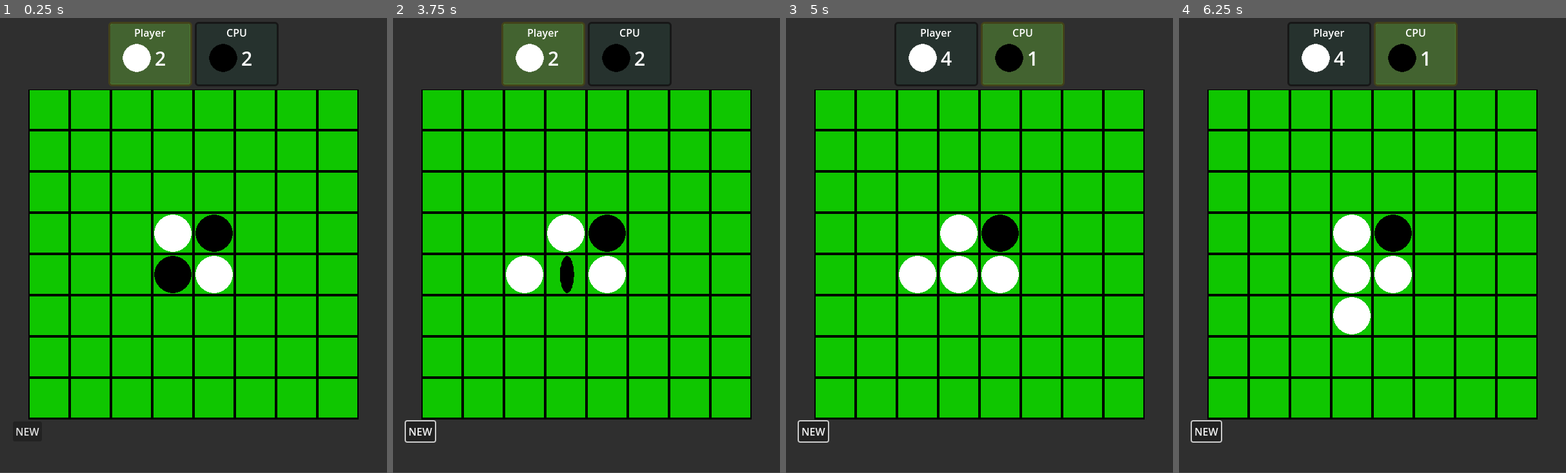
Above: before the commit, frames 1-4 (left to right).
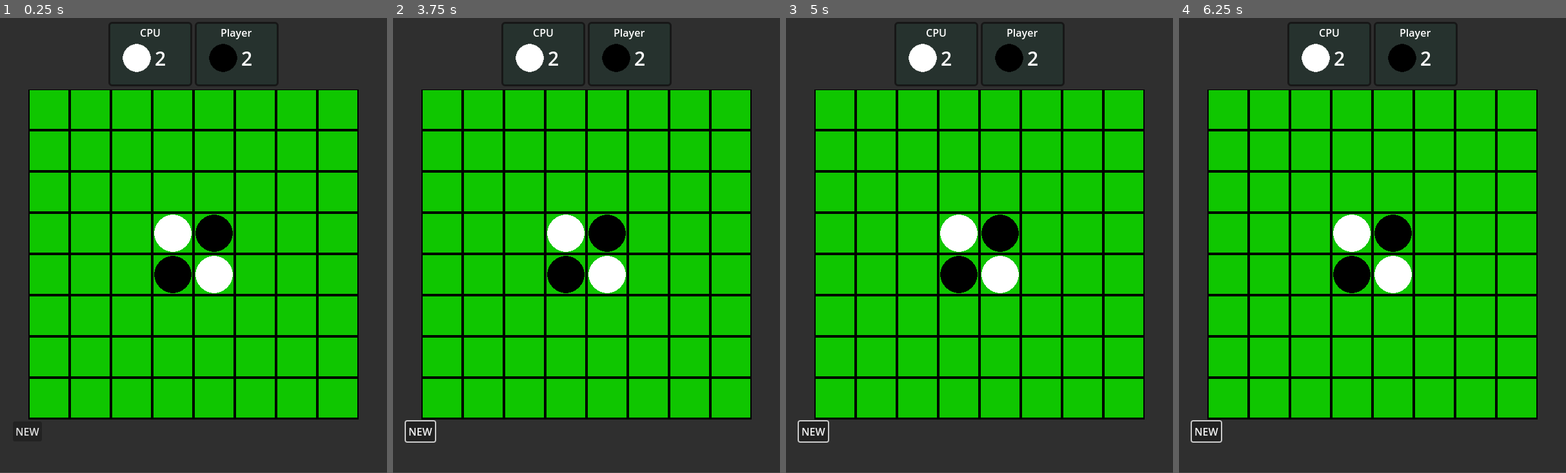
Above: after the commit, the same moments.

Repository: tkmfujise/Godot-simple_game-examples
Game: Godot game, scene res://Main.tscn
Same seed, same stepped clock (60 frames per second), same inputs: the game is played once before the commit and once after it.
Inputs (mouse positions are in pixels of both pictures, inside the frame that each line leads up to):
- Up to frame 1 (0.25 s): no input
- Up to frame 2 (3.75 s): click "NEW" at 0.5 s; click "NEW" at 1.25 s; click "NEW" at 2 s; tap Enter at 2.75 s; move the mouse to (671, 218) at 2.77 s; hold Shift 2.78-3.5 s; click (671, 218) at 2.92 s; tap Space at 3.5 s; drag from (509, 263) to (567, 331) at 3.52 s
- Up to frame 3 (5 s): move the mouse to (1018, 140) at 4.27 s; tap Ctrl at 4.35 s; click (1018, 140) at 4.42 s
- Up to frame 4 (6.25 s): tap Enter at 5 s; drag from (1353, 331) to (1256, 172) at 5.02 s; move the mouse to (1488, 309) at 5.77 s; tap Alt at 5.85 s; click (1488, 309) at 5.92 s

The runs differ from the first frame. In frame 1, 2.8% of the frame differs, in the area x 28-65%, y 0-16%; in frame 2, 3.8%; in frame 3, 4.1%, in the area x 29-72%, y 0-61%; in frame 4, 4.1%.

Commit message:
リバーシの一応の完成

Diff:
--- a/Reversi/Main.gd
+++ b/Reversi/Main.gd
@@ -1,6 +1,6 @@
 extends Control
 
-@onready var Game = $Container/GameContainer/Game
+@onready var GameScene = $Container/GameContainer/Game
 
 
 func get_player_info(_color: Disk.COLOR) -> Node:
@@ -9,7 +9,7 @@
 
 
 func _on_new_button_pressed() -> void:
-    Game.initialize()
+    GameScene.initialize(Disk.COLOR.BLACK)
 
 
 func _on_game_color_count_changed(white_count: int, black_count: int) -> void:
@@ -17,7 +17,7 @@
     get_player_info(Disk.COLOR.BLACK).disk_count = black_count
 
 
-func _on_game_turn_changed(_color: Disk.COLOR) -> void:
+func _on_game_turn_changed() -> void:
     get_player_info(Disk.COLOR.WHITE).selected = false
     get_player_info(Disk.COLOR.BLACK).selected = false
-    get_player_info(_color).selected = true
+    get_player_info(GameScene.current_color).selected = true
--- a/Reversi/Main.tscn
+++ b/Reversi/Main.tscn
@@ -42,14 +42,14 @@
 layout_mode = 2
 alignment = 1
 
-[node name="Player" parent="Container/InformationBar" instance=ExtResource("3_r0av5")]
+[node name="White" parent="Container/InformationBar" instance=ExtResource("3_r0av5")]
+layout_mode = 2
+player_name = "CPU"
+disk_count = 2
+
+[node name="Black" parent="Container/InformationBar" instance=ExtResource("3_r0av5")]
 layout_mode = 2
 player_name = "Player"
-disk_count = 2
-
-[node name="CPU" parent="Container/InformationBar" instance=ExtResource("3_r0av5")]
-layout_mode = 2
-player_name = "CPU"
 disk_color = 1
 disk_count = 2
 
--- /dev/null
+++ b/Reversi/src/CPU/CPU.gd
@@ -0,0 +1,43 @@
+extends Node
+
+class_name CPU
+
+var color : Disk.COLOR
+var game : Game
+
+class Move:
+    var location : Vector2i
+    var reversible_count : int
+
+
+func initialize(_game: Game) -> void:
+    game = _game
+    if _game.player_color == Disk.COLOR.BLACK:
+        color = Disk.COLOR.WHITE
+    else: color = Disk.COLOR.BLACK
+
+
+func perform() -> void:
+    var location = decide_place()
+    game.place(location)
+
+
+func decide_place() -> Vector2i:
+    var location = placeable_moves().pick_random().location
+    print("decide_location: ", location)
+    return location
+
+
+func placeable_moves() -> Array:
+    var moves = []
+    for x in range(1, Game.MAX_LOCATION_NUMBER + 1):
+        for y in range(1, Game.MAX_LOCATION_NUMBER + 1):
+            var location = Vector2i(x, y)
+            if game.invalid_place(location, color): continue
+            var count = game.reversible_count(location, color)
+            if count:
+                var move = Move.new()
+                move.location = location
+                move.reversible_count = count
+                moves.append(move)
+    return moves
--- /dev/null
+++ b/Reversi/src/CPU/EasyCPU.gd
@@ -0,0 +1,13 @@
+extends CPU
+
+class_name EasyCPU
+
+
+func sort_reversible_count(a: Move, b: Move) -> bool:
+    return a.reversible_count < b.reversible_count
+
+
+func decide_place() -> Vector2i:
+    var moves = placeable_moves()
+    moves.sort_custom(sort_reversible_count)
+    return moves[0].location
--- /dev/null
+++ b/Reversi/src/CPU/HardCPU.gd
@@ -0,0 +1,13 @@
+extends CPU
+
+class_name HardCPU
+
+
+func sort_reversible_count(a: Move, b: Move) -> bool:
+    return a.reversible_count < b.reversible_count
+
+
+func decide_place() -> Vector2i:
+    var moves = placeable_moves()
+    moves.sort_custom(sort_reversible_count)
+    return moves[-1].location
--- /dev/null
+++ b/Reversi/src/CPU/NormalCPU.gd
@@ -0,0 +1,8 @@
+extends CPU
+
+class_name NormalCPU
+
+# TODO
+#func decide_place() -> Vector2i:
+#    var location = placeable_moves().pick_random().location
+#    return location
--- a/Reversi/src/Game/Game.gd
+++ b/Reversi/src/Game/Game.gd
@@ -1,4 +1,6 @@
 extends Control
+
+class_name Game
 
 signal color_count_changed
 signal turn_changed
@@ -7,15 +9,17 @@
 const DiskScene = preload("res://src/Disk/Disk.tscn")
 const MAX_LOCATION_NUMBER = 8
 
-var current_color : Disk.COLOR : set = set_current_color
+var current_color : Disk.COLOR = Disk.COLOR.BLACK
+var player_color : Disk.COLOR
 var animation_disks : Array[Node] = []
+var cpu : CPU
 
 
 func _ready() -> void:
-    initialize()
+    initialize(Disk.COLOR.BLACK)
 
 
-func initialize() -> void:
+func initialize(_player_color: Disk.COLOR) -> void:
     clear_disks()
     put(Vector2i(4, 4), Disk.COLOR.WHITE)
     put(Vector2i(4, 5), Disk.COLOR.BLACK)
@@ -23,9 +27,23 @@
     put(Vector2i(5, 5), Disk.COLOR.WHITE)
     print(get_disks().map(func(d): return d.location))
     emit_signal_color_count_changed()
-    current_color = Disk.COLOR.WHITE
+    player_color  = _player_color
+    current_color = Disk.COLOR.BLACK
+    # setup_cpu(EasyCPU)
+    setup_cpu(NormalCPU)
+    # setup_cpu(HardCPU)
 
 
+func setup_cpu(level: Object) -> void:
+    cpu = level.new()
+    cpu.initialize(self)
+
+
+func is_player_turn() -> bool:
+    return current_color == player_color
+
+
+# TODO 置ける場所が無い場合に"パス"をできるようにする
 func place(location: Vector2i) -> void:
     if invalid_place(location, current_color):
         printerr("invalid place tried: ", location)
@@ -142,16 +160,13 @@
     return arr.filter(func(v): return !out_of_range(v))
 
 
-func set_current_color(_color: Disk.COLOR) -> void:
-    current_color = _color
-    emit_signal("turn_changed", current_color)
-
-
 func take_turn() -> void:
     if current_color == Disk.COLOR.WHITE:
         current_color = Disk.COLOR.BLACK
     else:
         current_color = Disk.COLOR.WHITE
+    emit_signal("turn_changed")
+    if current_color == cpu.color: cpu.perform()
 
 
 func emit_signal_color_count_changed() -> void:
@@ -163,13 +178,14 @@
 
 func _on_board_clicked(location: Vector2i) -> void:
     print(location)
-    place(location)
+    if is_player_turn(): place(location)
 
 
 func _on_disk_animation_finished() -> void:
     animation_disks = animation_disks.filter(
         func(c): return c.frame != 0)
-    if not animation_disks: emit_signal("all_animation_finished")
+    if animation_disks.is_empty():
+        emit_signal("all_animation_finished")
 
 
 func _on_all_animation_finished() -> void:
--- a/Reversi/test/unit/test_Game.gd
+++ b/Reversi/test/unit/test_Game.gd
@@ -8,6 +8,7 @@
 
     func before_each():
         game = Game.instantiate()
+        game.setup_cpu(CPU)
 
     func test_disks():
         assert_eq(game.get_disks().size(), 4)
@@ -20,17 +21,17 @@
             [Vector2i(5, 4), Disk.COLOR.BLACK],
             ]
         )
-        game.place(Vector2i(3, 5))
+        game.place(Vector2i(3, 4))
         assert_eq(game.get_disks().size(), 5)
-        game.initialize()
+        game.initialize(Disk.COLOR.BLACK)
         assert_eq(game.get_disks().size(), 4)
 
     func test_current_color():
+        assert_eq(game.current_color, Disk.COLOR.BLACK)
+        game.take_turn()
         assert_eq(game.current_color, Disk.COLOR.WHITE)
-        game.take_turn()
+        game.initialize(Disk.COLOR.WHITE)
         assert_eq(game.current_color, Disk.COLOR.BLACK)
-        game.initialize()
-        assert_eq(game.current_color, Disk.COLOR.WHITE)
 
 
 class Test_place:
@@ -43,7 +44,7 @@
         game = Game.instantiate()
 
     func test_valid():
-        game.place(Vector2i(3, 5))
+        game.place(Vector2i(3, 4))
         assert_eq(game.get_disks().size(), 5)
 
     func test_invalid_as_out_of_range():
Not shown, changed: Reversi/.gut_editor_config.json
Binary file changed: Reversi/doc/Game_class_diagram.png
Binary file changed: Reversi/doc/Main_class_diagram.png
Not shown, changed: README.md
Not shown, changed: Reversi/doc/Diagram.adoc
